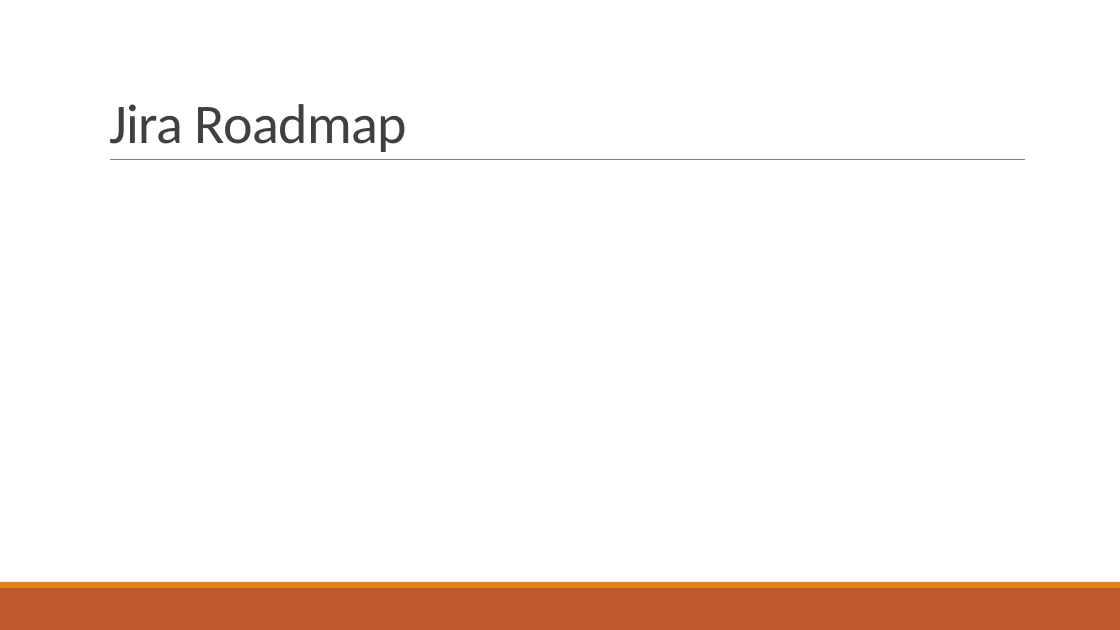
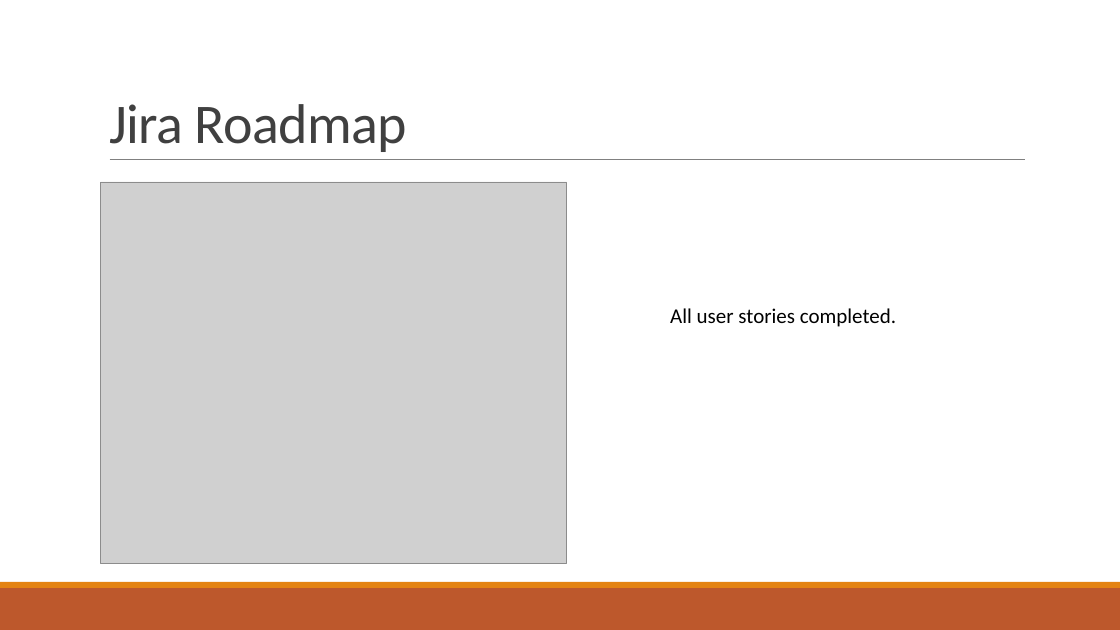
Before and after one commit to HaarismoghalQA/HobbyProject, a slide deck: slide 14 of Documentation/HobbyProject.pptx (slide 11 before the commit). Drawn at 1120x630 pixels with LibreOffice and Linux fonts; fonts in the diff are those of the drawing; grey boxes stand for pictures. Boxes give left, top, right and bottom in pixels: in the first picture for what was removed or moved away, otherwise in the second. Text is boxed around its words. In the diff, an @@ line names an element or a change of style, - is before the commit and + after.

```diff
--- a/Documentation/HobbyProject.pptx
+++ b/Documentation/HobbyProject.pptx
@@ picture added at (101,182,567,564) @@
@@ text added at (670,308,896,327), 18 pt, text #000000 @@
+All user stories completed.
```
Also in this commit, not shown: 6 other slides changed, 4 slides added, 1 slide removed, 8 other files.
